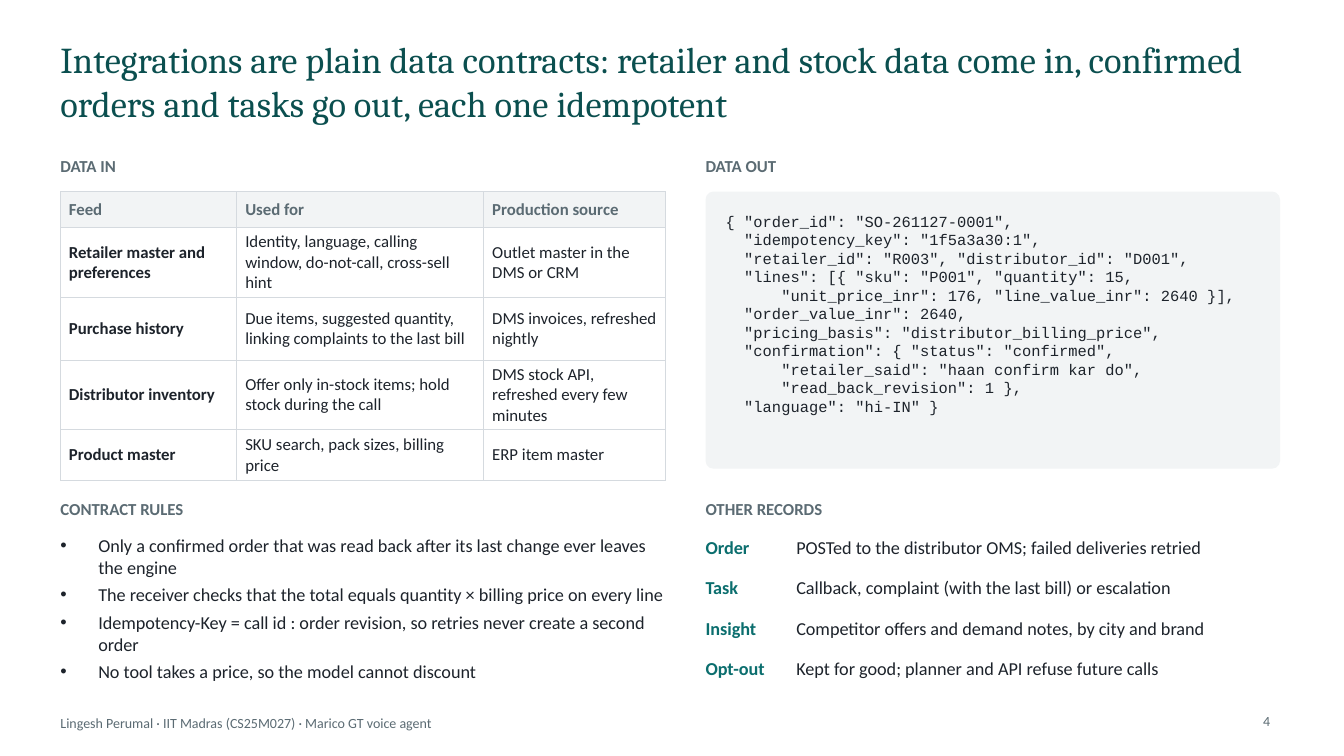
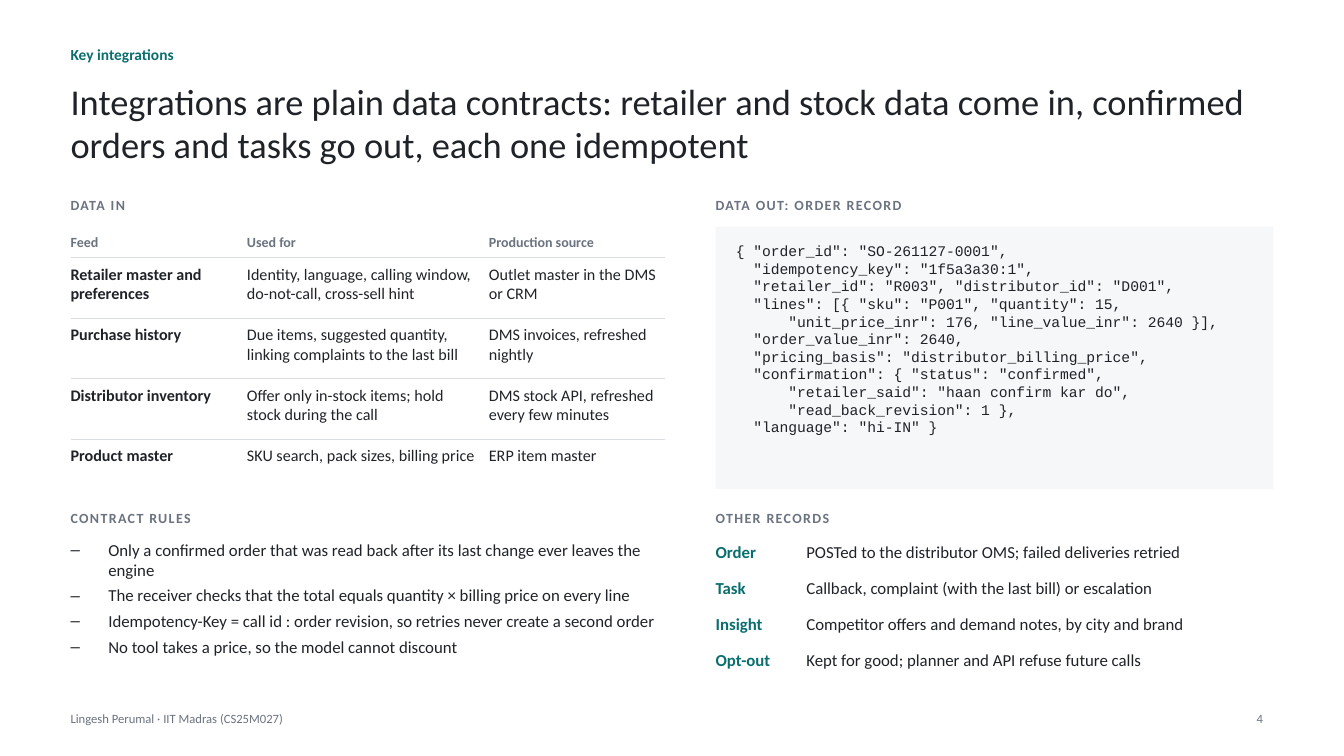
Before and after one commit to lingesh255/gt-voice, a slide deck: slide 4 of docs/solution-presentation.pptx. Drawn at 1344x756 pixels with LibreOffice and Linux fonts; fonts in the diff are those of the drawing. Boxes give left, top, right and bottom in pixels: in the first picture for what was removed or moved away, otherwise in the second. Text is boxed around its words. In the diff, an @@ line names an element or a change of style, - is before the commit and + after.

Commit message:
Cleaner, minimal layout for both decks

```diff
--- a/docs/solution-presentation.pptx
+++ b/docs/solution-presentation.pptx
@@ text added at bbox=[71, 49, 174, 63], 11 pt, text #0B6E6E, bold @@
+Key integrations
@@ title "Integrations are plain data contracts: ...": place and size @@
-title "Integrations are plain data contracts: ..." at bbox=[60, 47, 1243, 125]
+title "Integrations are plain data contracts: ..." at bbox=[71, 89, 1243, 165]
@@ title "Integrations are plain data contracts: ..." at bbox=[71, 89, 1243, 165]: font Cambria to Calibri, text colour #0B4F4F to #1F2328; vertical alignment middle to top @@
@@ size 12 to 10 pt, text colour #5B6B73 to #6B7280, letter spacing 0 to 1 pt in 3 elements at bbox=[71, 514, 190, 523], bbox=[716, 514, 830, 523], bbox=[71, 201, 125, 210] @@
@@ text "DATA IN": place and size @@
-text "DATA IN" at bbox=[60, 161, 116, 172]
+text "DATA IN" at bbox=[71, 201, 125, 210]
@@ rounded rectangle removed at bbox=[706, 192, 1280, 469] @@
@@ text at bbox=[716, 201, 902, 210]: text changed; size 12 to 10 pt; text colour #5B6B73 to #6B7280 @@
-DATA OUT
+DATA OUT: ORDER RECORD
@@ table at bbox=[71, 227, 665, 468] @@
@@ fill #F2F4F5 to none in row 1 @@
@@ size 12 to 10 pt, text colour #5B6B73 to #6B7280 in "Feed", "Used for", "Production source" @@
@@ size 12 to 11.5 pt, text colour #1D232B to #1F2328 @@
@@ borders changed @@
@@ table: place and size @@
-table at bbox=[60, 192, 665, 478]
+table at bbox=[71, 227, 665, 468]
@@ rectangle added at bbox=[716, 227, 1273, 489], fill #F6F7F8 @@
@@ text "{ "order_id": "SO-261127-0001",": place and size @@
-text "{ "order_id": "SO-261127-0001"," at bbox=[744, 216, 1198, 415]
+text "{ "order_id": "SO-261127-0001"," at bbox=[753, 245, 1183, 435]
@@ text "{ "order_id": "SO-261127-0001"," at bbox=[753, 245, 1183, 435]: size 11 to 10.5 pt, text colour #1D232B to #1F2328 @@
@@ text "CONTRACT RULES": place and size @@
-text "CONTRACT RULES" at bbox=[60, 504, 183, 515]
+text "CONTRACT RULES" at bbox=[71, 514, 190, 523]
@@ text "OTHER RECORDS": place and size @@
-text "OTHER RECORDS" at bbox=[706, 504, 822, 515]
+text "OTHER RECORDS" at bbox=[716, 514, 830, 523]
@@ text "Only a confirmed order that ...": place and size @@
-text "Only a confirmed order that ..." at bbox=[98, 539, 663, 681]
+text "Only a confirmed order that ..." at bbox=[108, 544, 654, 656]
@@ text "Only a confirmed order that ..." at bbox=[108, 544, 654, 656]: size 13 to 12 pt, text colour #1D232B to #1F2328; bullet • to – @@
@@ text "Order": place and size @@
-text "Order" at bbox=[706, 541, 750, 554]
+text "Order" at bbox=[716, 546, 757, 558]
@@ text "POSTed to the distributor OMS; ...": place and size @@
-text "POSTed to the distributor OMS; ..." at bbox=[796, 541, 1201, 556]
+text "POSTed to the distributor OMS; ..." at bbox=[806, 546, 1180, 560]
@@ text "Task": place and size @@
-text "Task" at bbox=[706, 581, 739, 594]
+text "Task" at bbox=[716, 582, 746, 594]
@@ text "Callback, complaint (with the last ...": place and size @@
-text "Callback, complaint (with the last ..." at bbox=[796, 581, 1170, 597]
+text "Callback, complaint (with the last ..." at bbox=[806, 582, 1152, 597]
@@ text "Insight": place and size @@
-text "Insight" at bbox=[706, 622, 757, 638]
+text "Insight" at bbox=[716, 618, 763, 633]
@@ text "Competitor offers and demand notes, ...": place and size @@
-text "Competitor offers and demand notes, ..." at bbox=[796, 622, 1204, 638]
+text "Competitor offers and demand notes, ..." at bbox=[806, 618, 1183, 633]
@@ size 13 to 12 pt in 4 elements at bbox=[716, 582, 746, 594], bbox=[716, 546, 757, 558], bbox=[716, 618, 763, 633], bbox=[716, 655, 771, 669] @@
@@ text "Opt-out": place and size @@
-text "Opt-out" at bbox=[706, 663, 765, 678]
+text "Opt-out" at bbox=[716, 655, 771, 669]
@@ size 13 to 12 pt, text colour #1D232B to #1F2328 in 4 elements at bbox=[806, 582, 1152, 597], bbox=[806, 546, 1180, 560], bbox=[806, 618, 1183, 633], bbox=[806, 654, 1141, 669] @@
@@ text "Kept for good; planner and ...": place and size @@
-text "Kept for good; planner and ..." at bbox=[796, 662, 1159, 678]
+text "Kept for good; planner and ..." at bbox=[806, 654, 1141, 669]
@@ text at bbox=[71, 714, 283, 725]: text changed; size 10 to 9 pt; text colour #5B6B73 to #6B7280 @@
-Lingesh Perumal · IIT Madras (CS25M027) · Marico GT voice agent
+Lingesh Perumal · IIT Madras (CS25M027)
@@ page number at bbox=[1257, 715, 1263, 723]: size 10 to 9 pt, text colour #5B6B73 to #6B7280 @@
```
Also in this commit, not shown: 4 other slides changed, 3 other files.
